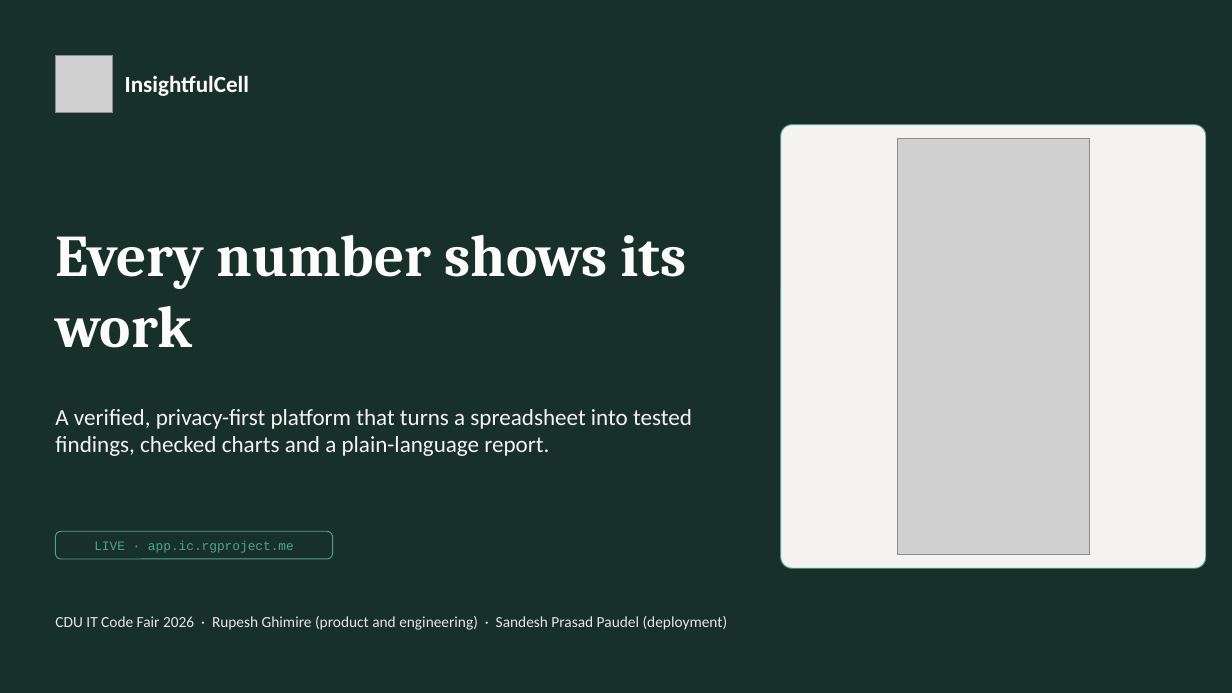
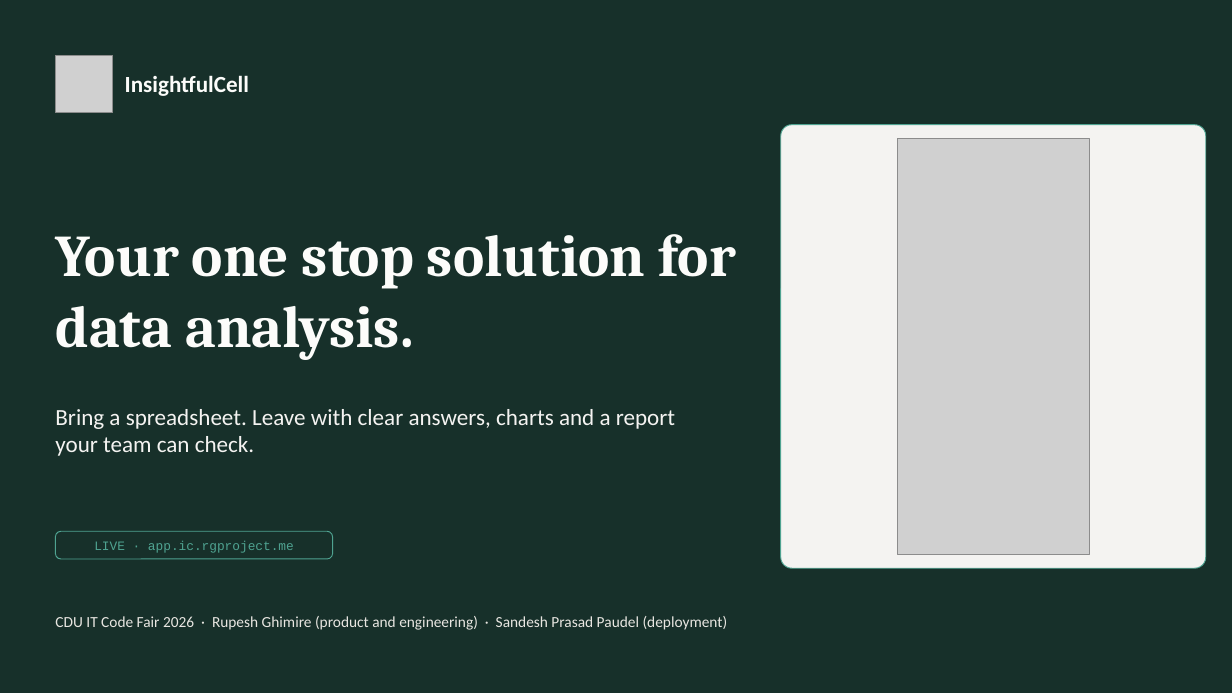
Before and after one commit to rupeshghimire7/InsightfullCell, a slide deck: slide 1 of reports/presentation/InsightfulCell_CodeFair_2026.pptx. Drawn at 1232x693 pixels with LibreOffice and Linux fonts; fonts in the diff are those of the drawing; grey boxes stand for pictures. Boxes give left, top, right and bottom in pixels: in the first picture for what was removed or moved away, otherwise in the second. Text is boxed around its words. In the diff, an @@ line names an element or a change of style, - is before the commit and + after.

Commit message:
update(reports): made it all consistent

```diff
--- a/reports/presentation/InsightfulCell_CodeFair_2026.pptx
+++ b/reports/presentation/InsightfulCell_CodeFair_2026.pptx
@@ title at (55,234,736,360): text changed @@
-Every number shows its work
+Your one stop solution for data analysis.
@@ text at (55,409,675,456): text changed @@
-A verified, privacy-first platform that turns a spreadsheet into tested findings, checked charts and a plain-language report.
+Bring a spreadsheet. Leave with clear answers, charts and a report your team can check.
```
Also in this commit, not shown: 5 other slides changed, 7 other files.
